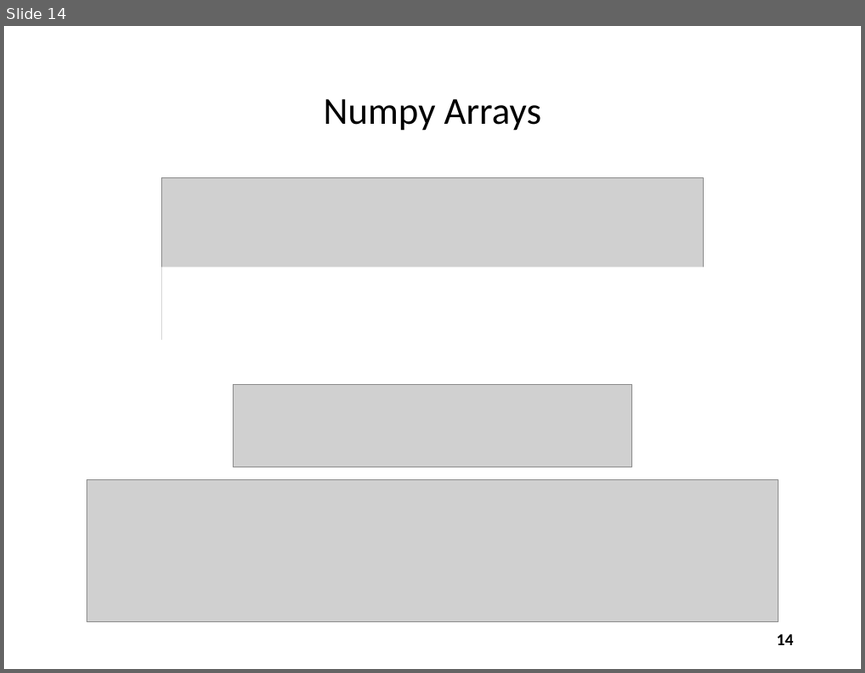
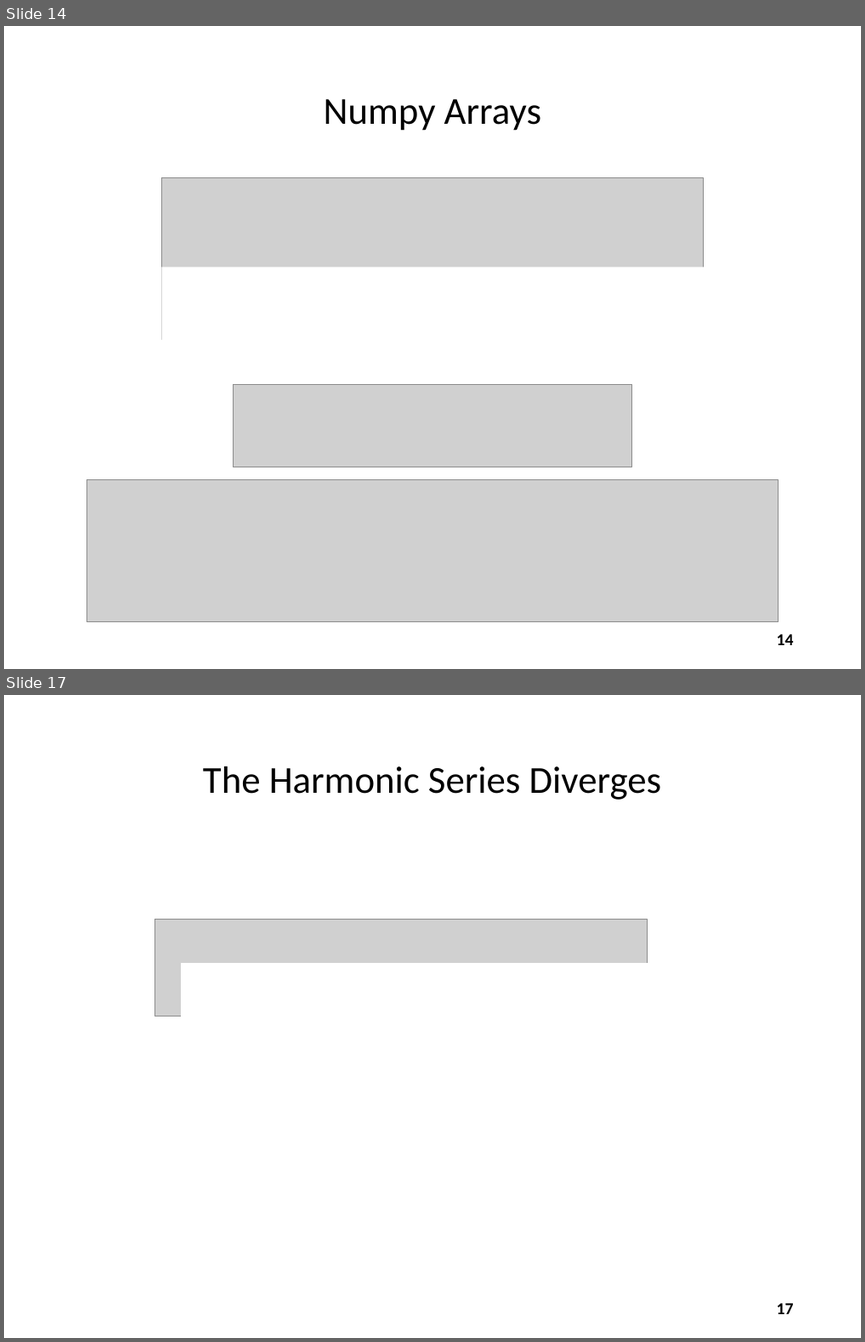
Before and after one commit to dbiersach/csi-spark-prep, a slide deck: slides/Session 02 - Arrays and Algorithms/Session 02 - Arrays and Algorithms.pptx. Shown one above the other, each under a label of ours: slide 14 before the commit, slides 14 and 17 after it; the slides between them are not shown. The pictures are 865x673 and 865x1342 pixels, drawn with LibreOffice and Linux fonts; fonts in the diff are those of the drawing; grey boxes stand for pictures. Boxes give left, top, right and bottom in pixels: in the first picture for what was removed or moved away, otherwise in the second. Text is boxed around its words. In the diff, an @@ line names an element or a change of style, - is before the commit and + after.

```diff
--- a/slides/Session 02 - Arrays and Algorithms/Session 02 - Arrays and Algorithms.pptx
+++ b/slides/Session 02 - Arrays and Algorithms/Session 02 - Arrays and Algorithms.pptx
@@ slide 17 added at bbox=[4, 695, 861, 1338], background #FFFFFF @@
@@ text added at bbox=[203, 766, 662, 800], 32 pt, text #000000 @@
+The Harmonic Series Diverges
@@ picture added at bbox=[154, 919, 647, 1016] @@
@@ rectangle added at bbox=[182, 964, 664, 1016], fill #FFFFFF, outline #FFFFFF 1 pt @@
@@ page number added at bbox=[777, 1303, 794, 1314], 14 pt, text #000000, bold @@
+17
```
Also in this commit, not shown: 5 slides changed, 1 other slide added, 1 other file.
